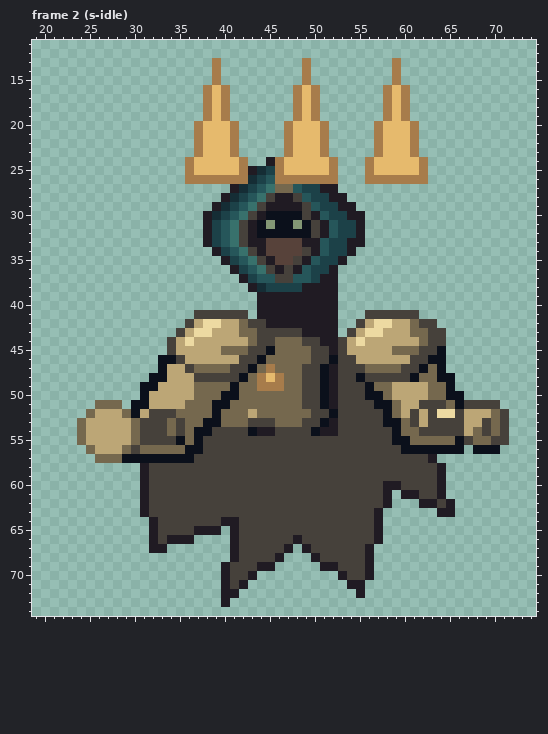
Two versions of one pixel-art file, art/enemy-gilded-3.aseprite. That is the earlier state.
96x96 pixels, 128 frames. Shown: frame 2 (s-idle): x 19..74, y 11..74. The commit also changed other frames, which this record leaves out.
Once edited:
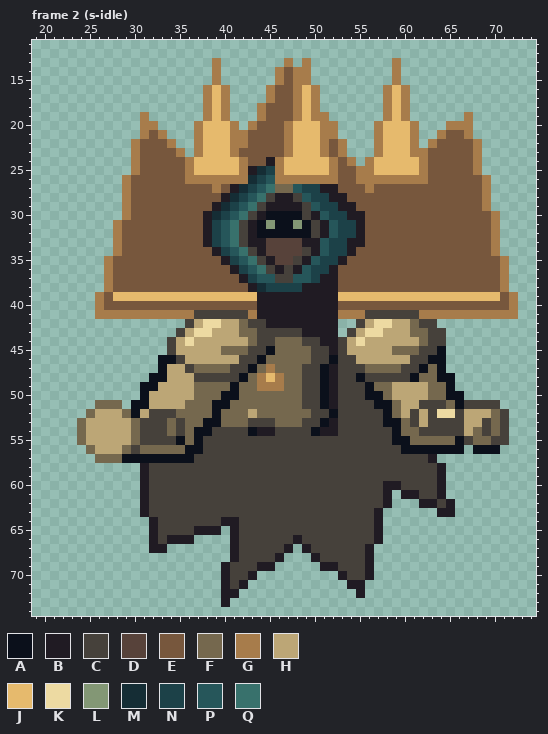
Palette (. is transparent): A #0b101b  B #201b23  C #46413b  D #57423a  E #77573d  F #75684e  G #a77c4b  H #bca676  J #e6ba6d  K #eddaa2  L #839775  M #152d35  N #1c4148  P #26565a  Q #38716c
The edit:
--- frame 2 (s-idle), layer "ink"
@@ x 19..74 @@
 12 ........................................................
-13 ....................G.........G.........G...............
-14 ....................G.........G.........G...............
-15 ....................G.........G.........G...............
-16 ...................GJG.......GJG.......GJG..............
-17 ...................GJG.......GJG.......GJG..............
-18 ...................GJG.......GJG.......GJG..............
-19 ...................GJG.......GJG.......GJG..............
-20 ..................GJJJG.....GJJJG.....GJJJG.............
-21 ..................GJJJG.....GJJJG.....GJJJG.............
-22 ..................GJJJG.....GJJJG.....GJJJG.............
-23 ..................GJJJG.....GJJJG.....GJJJG.............
-24 .................GJJJJJG..BGJJJJJG...GJJJJJG............
-25 .................GJJJJJGBMNGJJJJJG...GJJJJJG............
-26 .................GGGGGGGMNPGGGGGGG...GGGGGGG............
-27 ......................BMNPQFFPNNBB......................
-28 .....................BMNPQCBBCPNNBB.....................
-29 ....................BMNPQCBBBBCPNNBB....................
-30 ...................BMNPQCBAAAACBPNNBB...................
-31 ...................BNPQCBALAALACBPNNB...................
-32 ...................BNPQCBAAAAAACBPNNB...................
-33 ...................BNPQCBBDDDDBBPNNBB...................
-34 ....................BNPQCBDDDDCBPNNB....................
-35 .....................BNPQCBDDCBPNNB.....................
-36 ......................BNPQCBCBPNNB......................
-37 .......................BNPPCCPPNBB......................
-38 ........................BMNNNNBBBB......................
-39 .........................BBBBBBBBB......................
-40 .........................BBBBBBBBB......................
-41 ..................CCCCCC.BBBBBBBBB...CCCCCC.............
+13 ....................G.......G.G.........G...............
+14 ....................G......GEGG.........G...............
+15 ....................G......GEGG.........G...............
+16 ...................GJG....GEEGJG.......GJG..............
+17 ...................GJG....GEEGJG.......GJG..............
+18 ...................GJG...GEEEGJG.......GJG..............
+19 ............G......GJG...GEEEGJGG......GJG......G.......
+20 ............GG....GJJJG.GEEEGJJJGG....GJJJG...GGG.......
+21 ............GEG...GJJJGGEEEEGJJJGG....GJJJG..GEEG.......
+22 ...........GEEEG..GJJJGGEEEEGJJJGEG...GJJJG.GEEEEG......
+23 ...........GEEEEG.GJJJGEEEEEGJJJGEG...GJJJGGEEEEEG......
+24 ...........GEEEEEGJJJJJGEEBGJJJJJGEG.GJJJJJGEEEEEG......
+25 ...........GEEEEEGJJJJJGBMNGJJJJJGEEGGJJJJJGEEEEEG......
+26 ..........GEEEEEEGGGGGGGMNPGGGGGGGEEGGGGGGGGEEEEEEG.....
+27 ..........GEEEEEEEEEGEBMNPQFFPNNBBEEEGEEEEEEEEEEEEG.....
+28 ..........GEEEEEEEEEEBMNPQCBBCPNNBBEEEEEEEEEEEEEEEG.....
+29 ..........GEEEEEEEEEBMNPQCBBBBCPNNBBEEEEEEEEEEEEEEG.....
+30 ..........GEEEEEEEEBMNPQCBAAAACBPNNBBEEEEEEEEEEEEEEG....
+31 .........GEEEEEEEEEBNPQCBALAALACBPNNBEEEEEEEEEEEEEEG....
+32 .........GEEEEEEEEEBNPQCBAAAAAACBPNNBEEEEEEEEEEEEEEG....
+33 .........GEEEEEEEEEBNPQCBBDDDDBBPNNBBEEEEEEEEEEEEEEG....
+34 .........GEEEEEEEEEEBNPQCBDDDDCBPNNBEEEEEEEEEEEEEEEG....
+35 ........GEEEEEEEEEEEEBNPQCBDDCBPNNBEEEEEEEEEEEEEEEEEG...
+36 ........GEEEEEEEEEEEEEBNPQCBCBPNNBEEEEEEEEEEEEEEEEEEG...
+37 ........GEEEEEEEEEEEEEEBNPPCCPPNBBEEEEEEEEEEEEEEEEEEG...
+38 ........GEEEEEEEEEEEEEEEBMNNNNBBBBEEEEEEEEEEEEEEEEEEG...
+39 .......GEJJJJJJJJJJJJJJJJBBBBBBBBBJJJJJJJJJJJJJJJJJJEG..
+40 .......GEEEEEEEEEEEEEEEEEBBBBBBBBBEEEEEEEEEEEEEEEEEEEG..
+41 .......GGGGGGGGGGGCCCCCCGBBBBBBBBBGGGCCCCCCGGGGGGGGGGG..
 42 .................CHKKHHFCCBBBBBBBB..CHKKHHFCC...........
